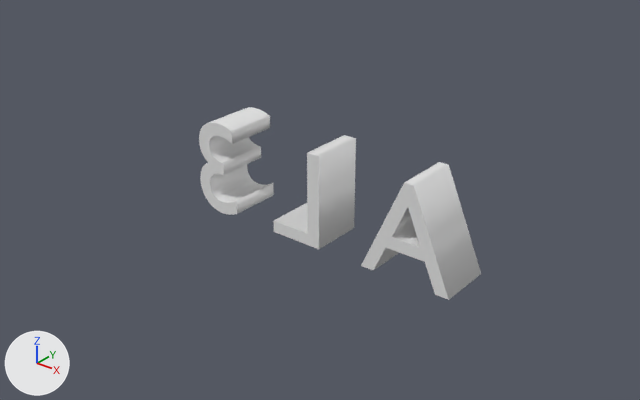
Two versions of the Blender file Resources/Text/Text.blend, one commit apart.
Before and after are seen from a 50 mm camera at (17.4, -21.5, 14.6) aimed at (-0.5, 0.9, 0.7). The lights are fixed; the arrows at lower left show +X, +Y and +Z.

The older version as bpy lines, for what is in view:
```python
txt_テキスト_001 = bpy.data.curves.new('テキスト.001', 'FONT')
txt_テキスト_001.body = 'A L 3'
txt_テキスト_001.extrude = 0.2
ob_テキスト = bpy.data.objects.new('テキスト', txt_テキスト_001)
ob_テキスト.location = (6.05, 0.0, 0.0)
ob_テキスト.rotation_euler = (1.571, 0.0, 3.142)  # degrees (90, 0, 180)
ob_テキスト.scale = (5.0, 5.0, 5.0)
```
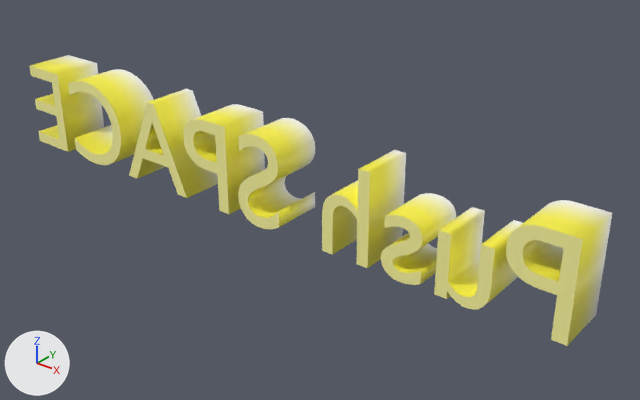
Changed parts and their boxes (x1, y1, x2, y2) in the pictures (640 x 400 px):
```json
{"object": "テキスト", "change": "text changed, moved", "before": [199, 107, 481, 300], "after": [29, 55, 612, 346]}
```

Edits to the scene script, one JSON object a line:
```json
{"op": "add", "block": "img_pushspace_png", "code": ["img_pushspace_png = load_image('PushSpace.png', 'PushSpace.png', 1080, 1080, 'sRGB')"]}
{"op": "add", "block": "mat_マテリアル", "code": ["mat_マテリアル = principled_material('マテリアル')", "mat_マテリアル.texture = img_pushspace_png"]}
{"op": "set", "path": "txt_テキスト_001.body", "old": "'A L 3'", "new": "'Push SPACE'"}
{"op": "add", "block": "txt_テキスト_001", "code": "txt_テキスト_001.materials.append(mat_マテリアル)  # picture img_pushspace_png"}
{"op": "set", "path": "ob_テキスト.location", "old": "(6.05, 0.0, 0.0)", "new": "(10.26, 0.0, 0.0)"}
```
